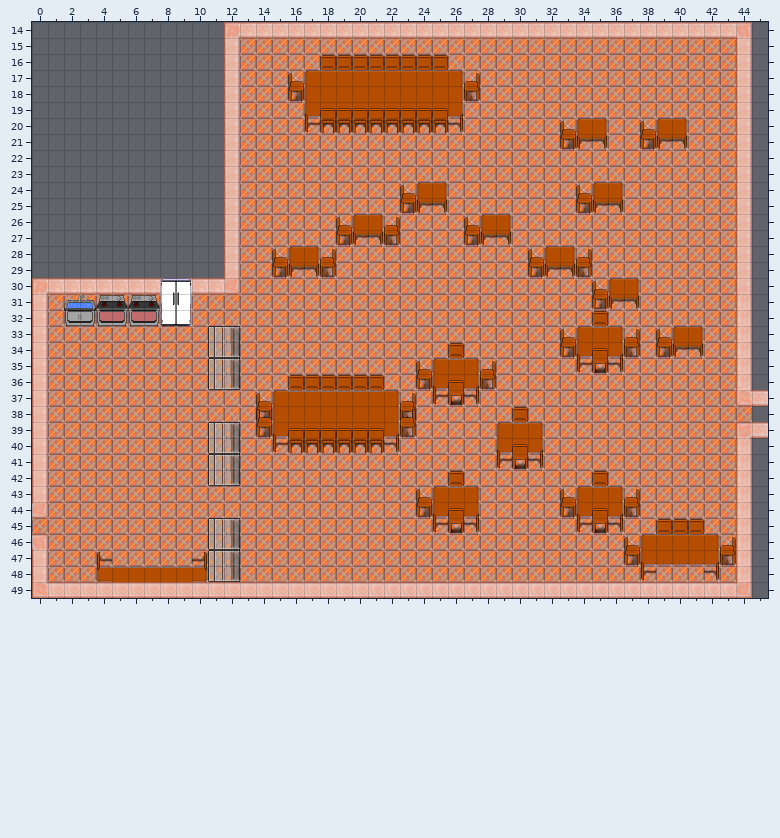
One commit to this Tiled map: assets/tilemaps/level4.tmx. This is how it looked before the edit.
Cells are 32x32 px. Shown: x 0..45, y 14..49.
Once edited:
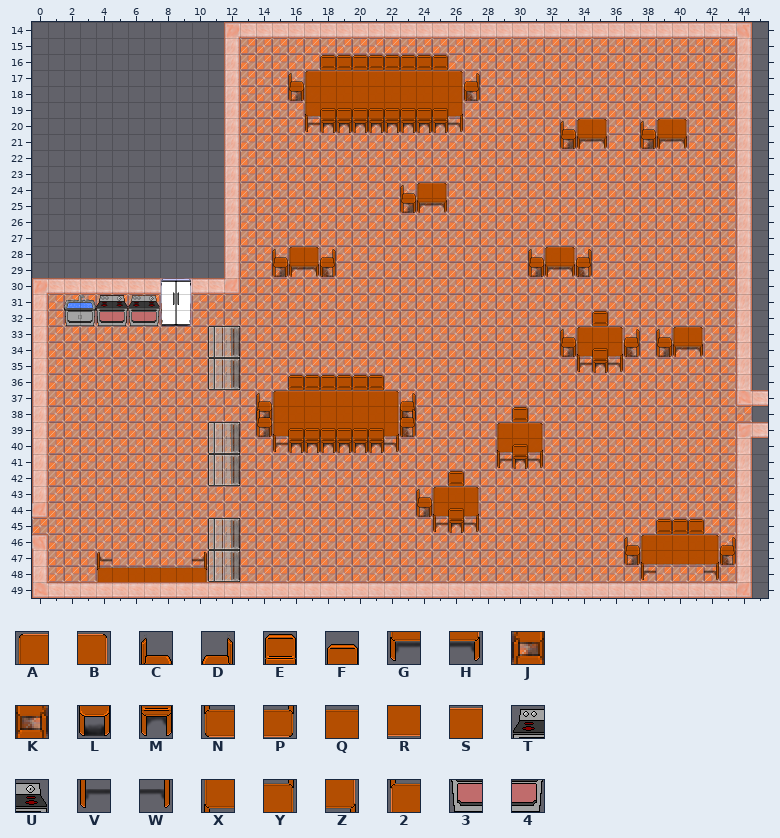
Key: from "newTileset": A 5, B 6, C 7, D 7 flipped left-right, E 8, F 9, G 25, H 26, J 27, K 27 flipped left-right, L 28, M 29, N 45 flipped up-down, P 45 turned 180, Q 49 flipped up-down, R 50, S 50 flipped up-down, T 60, U 61, V 65, W 66, X 67, Y 67 turned 180, Z 68, 2 68 turned 180, 3 80, 4 81.
_ is an empty cell, . an unchanged one.
See-through tiles are keyed as they look on the map.
The exact change:
--- layer "World"
@@ x 19..36 @@
-24 ................AB
-25 ...............JGH
-26 .AB......AB.......
-27 JGHK....JGH.......
+24 ................__
+25 ...............___
+26 .__......__.......
+27 ____....___.......
@@ x 35..37 @@
-30 .AB
-31 JGH
+30 .__
+31 ___
@@ x 35..35 @@
-33 Q
+33 S
@@ x 16..35 @@
-35 .........AQB.......L
-36 ........JXRZK.......
-37 QQQQQQ...VLW........
+35 .........___.......M
+36 ........_____.......
+37 SSSSSS...___........
@@ x 30..30 @@
-39 Q
+39 S
@@ x 30..30 @@
-41 L
+41 M
@@ x 26..37 @@
-43 Q.......AQB.
-44 .......JXRZK
-45 L.......VLW.
+43 S.......___.
+44 ......._____
+45 M.......___.
@@ x 4..10 @@
-48 N.....P
+48 2.....Y
--- layer "Above Player"
@@ x 34..34 @@
-24 C
+24 _
@@ x 19..27 @@
-26 C..D....C
+26 _.._...._
@@ x 4..35 @@
-30 ...............................C
-31 __..............................
-32 __..............................
+30 ..............................._
+31 TU..............................
+32 34..............................
@@ x 24..28 @@
-34 ..E..
-35 C...D
-36 ..F..
+34 .._..
+35 _..._
+36 .._..
@@ x 33..37 @@
-42 ..E..
-43 C...D
-44 ..F..
+42 .._..
+43 _..._
+44 .._..
